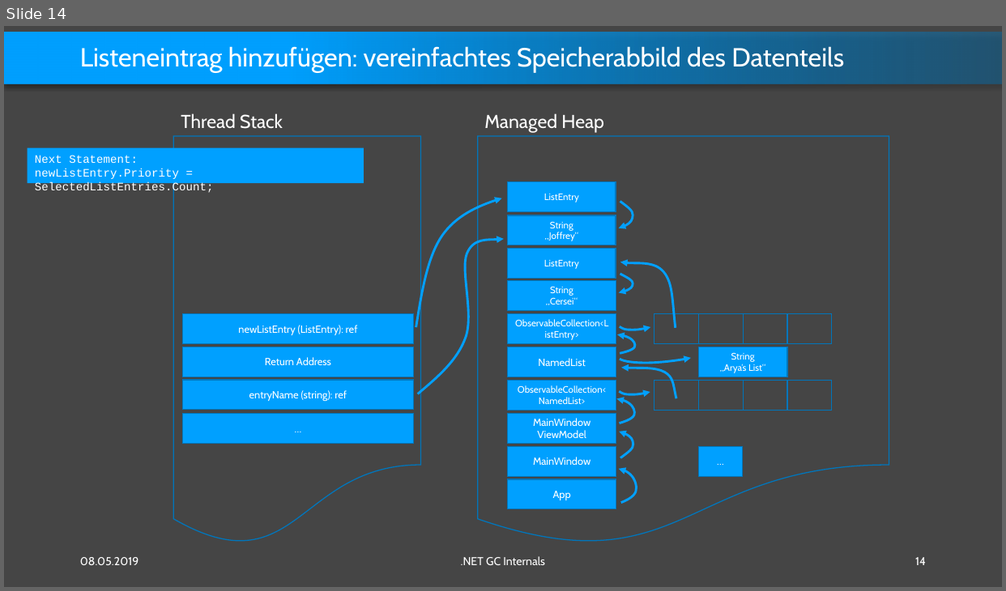
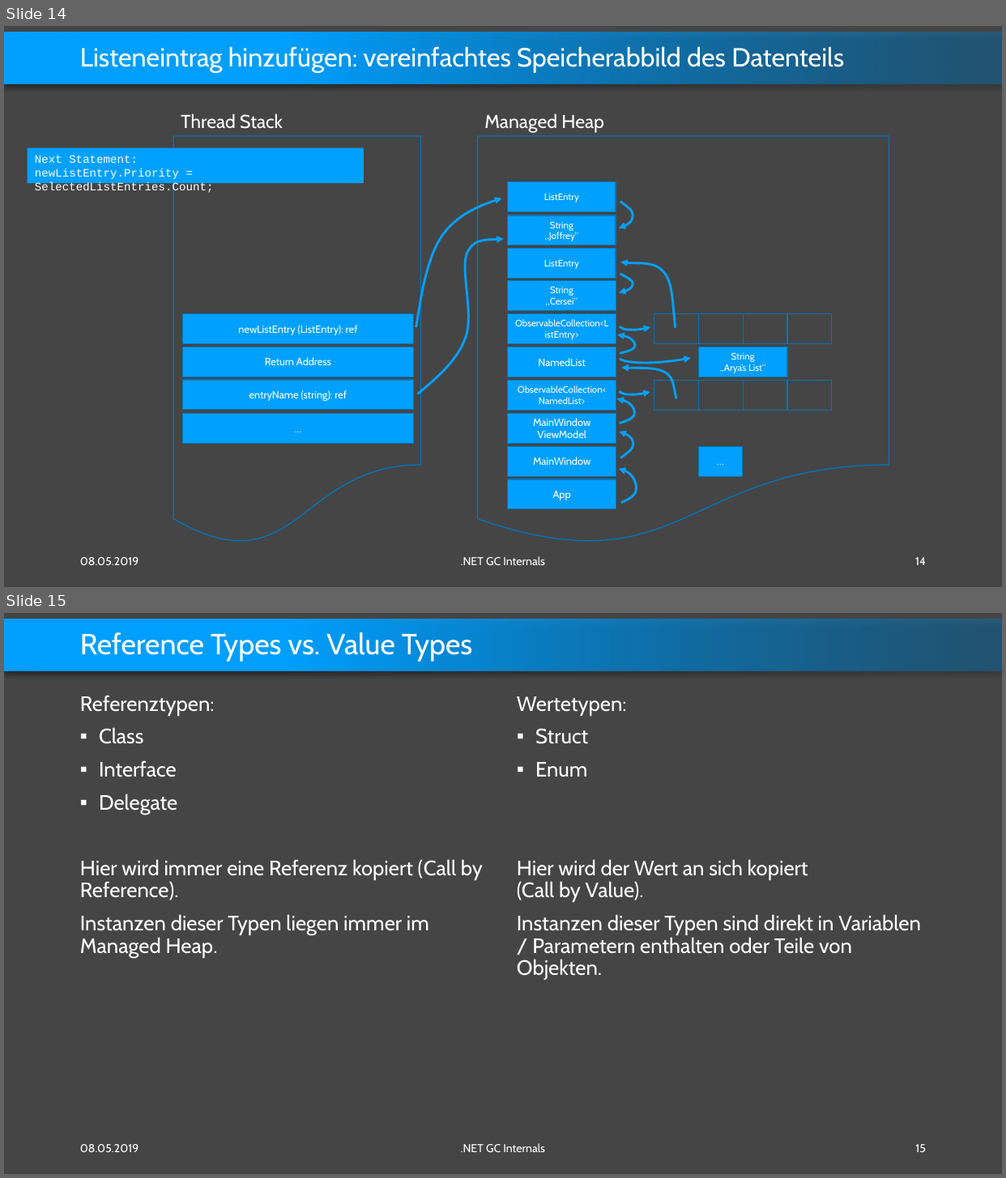
Before and after one commit to feO2x/DotnetGCInternals, a slide deck: Dotnet GC Internals.pptx. Shown one above the other, each under a label of ours: slide 14 before the commit, slides 14 and 15 after it. The pictures are 1006x591 and 1006x1178 pixels, drawn with LibreOffice and Linux fonts; fonts in the diff are those of the drawing. Boxes give left, top, right and bottom in pixels: in the first picture for what was removed or moved away, otherwise in the second. Text is boxed around its words. In the diff, an @@ line names an element or a change of style, - is before the commit and + after.

Commit message:
added example for Reference vs. Value Types

```diff
--- a/Dotnet GC Internals.pptx
+++ b/Dotnet GC Internals.pptx
@@ slide 15 added at (4,613,1002,1174), background #454545; not listed: 1 template element that a slide beside it also shows @@
@@ title added at (80,632,472,662), 28 pt, text #FFFFFF @@
+Reference Types vs. Value Types
@@ text added at (80,695,483,957), 20 pt, text #FFFFFF @@
+Referenztypen:
+▪ Class
+▪ Interface
+▪ Delegate
+Hier wird immer eine Referenz kopiert (Call by Reference).
+Instanzen dieser Typen liegen immer im Managed Heap.
@@ text added at (517,696,921,980), 20 pt, text #FFFFFF @@
+Wertetypen:
+▪ Struct
+▪ Enum
+Hier wird der Wert an sich kopiert
+(Call by Value).
+Instanzen dieser Typen sind direkt in Variablen / Parametern enthalten oder Teile von Objekten.
@@ text added at (80,1144,139,1152), 11 pt, text #FFFFFF @@
+08.05.2019
@@ text added at (461,1144,545,1152), 11 pt, text #FFFFFF @@
+.NET GC Internals
@@ page number added at (915,1144,926,1152), 11 pt, text #FFFFFF @@
+15
```
Also in this commit, not shown: 1 slide changed, 4 other slides added.
